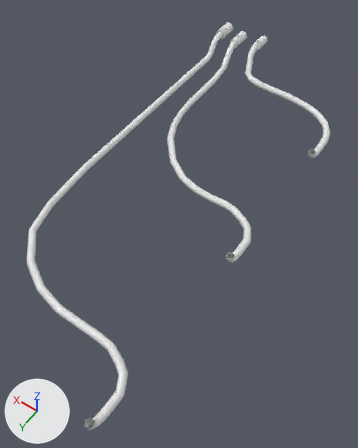
Before and after pictures for a commit that changed the FBX model MajikShowdown/Assets/FBX/Map/Factory/Machines/Cauldron/BarrelTubes.fbx.
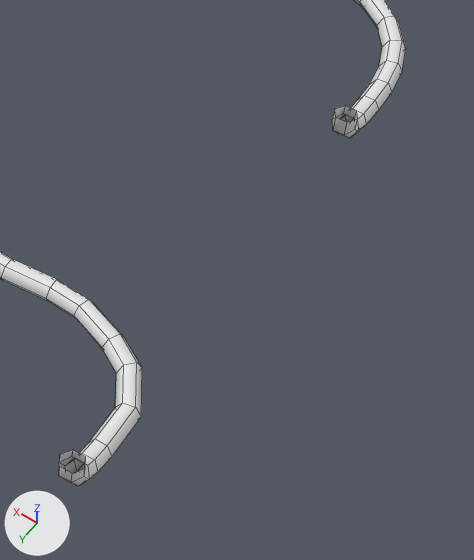
There are two pictures of each version: one whole from a camera (50 mm lens) standing at (-11.2, 21.6, 14.6) and looking at (-3.9, 11.2, -1.7), one close up on the part from 58% to 98% of the width and 26% to 64% of the height. The axes (+X, +Y, +Z) are drawn at lower left. The lights are the same throughout. The older version's two pictures come first. The close-ups show mesh edges as thin lines. Where no turn or scale is listed for an object, it has been applied to the vertices.

Objects in the first close-up: 'BarrelTubes'.
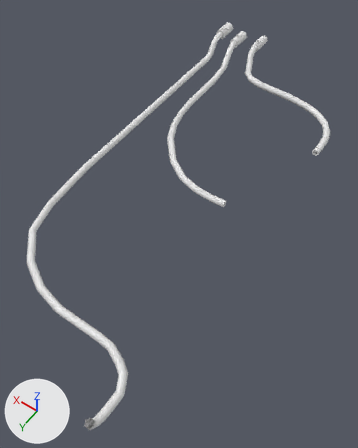
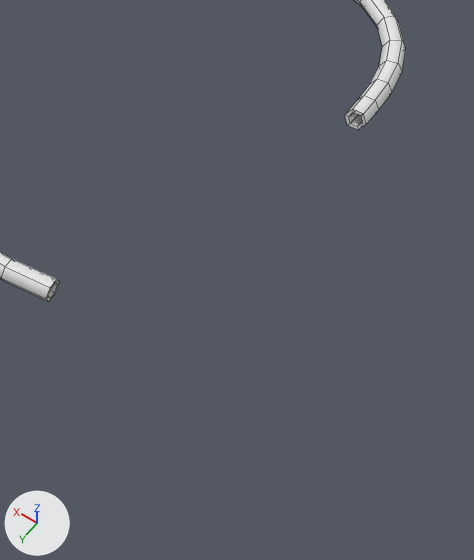
Where the change shows, as pixel boxes (x1, y1, x2, y2) in the close-ups (474 x 560 px):
'BarrelTubes', reshaped: before (0, 0, 406, 486); after (0, 0, 406, 302)
part 1 of me_barreltubes, cut back: before (7, 105, 369, 486); after (7, 109, 369, 302)

Edits to the bpy script that builds the scene:
```text
Change me_barreltubes:
    used by ob_barreltubes; location = (0.0, 0.0, 0.0)
    remove me_barreltubes.from_pydata(...)  # 516 vertices, 492 faces; spans x -7.0..1.3, y -0.3..19.7, z -0.8..0.4
    add me_barreltubes.from_pydata(...)  # 468 vertices, 448 faces; spans x -7.0..1.3, y -0.3..19.7, z -0.8..0.4
    me_barreltubes part 1
    66 vertices are removed from x -7.0..-5.6, y 5.4..12.4, z -0.8..-0.2
    78 faces are deleted
    6 vertices move from x -7.0..-5.6, y 5.4..10.1, z -0.7..-0.5 to x -7.0..-4.9, y 4.9..10.1, z -0.7..-0.6
    18 vertices are added at x -7.0..-4.9, y 4.9..10.1, z -0.8..-0.6
    34 new faces join them
```
